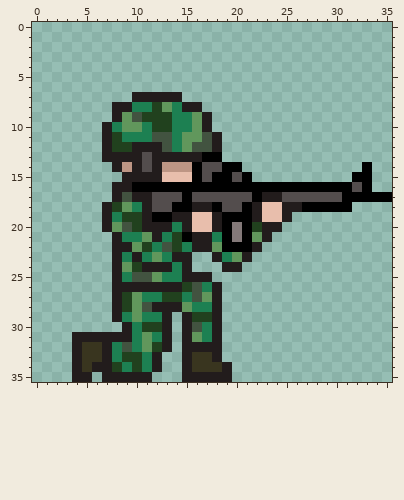
Pixel-art sprite, stored at project/assets/soldier_1_m16_crouched_0.png. Above, as it was before the edit.
The file is 36x36 pixels. The old version is drawn lined up with the new one.
And afterwards:
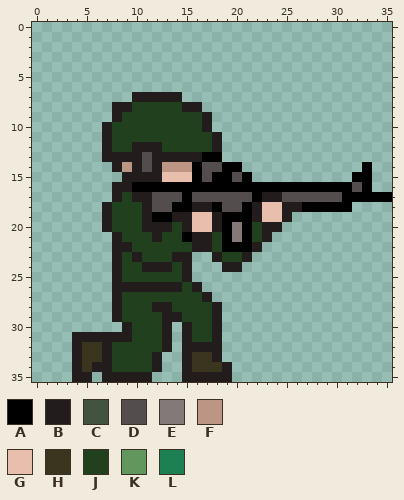
Palette (. is transparent): A #000000  B #221c1c  C #425340  D #534d4d  E #847979  F #bd9584  G #e8beac  H #39351f  J #21411e  K #61975c  L #1d8052
From old to new:
whole drawing moved by +0,+3 (the old picture is shown already moved)
y 8: x 10..11 LL -> JJ; x 13..14 KL -> JJ
y 9: x 9..10 KC -> JJ; x 14..16 LLK -> JJJ
y 10: x 8..11 LKKL -> JJJJ; x 14..16 LLK -> JJJ
y 11: x 9..17 LLLCCLKKC -> JJJJJJJJJ
y 12: x 13..17 CLKCC -> JJJJJ
y 17: x 9 C -> J
y 18: x 9..10 KL -> JJ
y 19: x 8 L -> J
y 20: x 8..9 KC -> JJ; x 14 L -> J
y 21: x 9..11 LLK -> JJJ; x 13 L -> J; x 18 L -> J; x 22 K -> J
y 22: x 10 K -> J; x 12..13 LC -> JJ; x 15 L -> J; x 18 K -> J
y 23: x 9 L -> J; x 11..13 LKL -> JJJ; x 19..20 LK -> JJ
y 24: x 9 K -> J; x 14 L -> J
y 25: x 9..14 LCCKLL -> JJJJJJ; x 16..17 BB -> ..
y 26: x 16..18 CLB -> B..
y 27: x 10..12 KLL -> JJJ; x 15..18 LCKB -> JJB.
y 28: x 10..11 KC -> JJ; x 14..17 BKLL -> JJJJ
y 29: x 9..12 LKLL -> JJJJ; x 14..15 .B -> BJ
y 30: x 10 L -> J; x 16..17 CL -> JJ
y 31: x 10..12 LKL -> JJJ; x 16..17 KL -> JJ
y 32: x 8..11 LCLK -> JJJJ
y 33: x 8 L -> J; x 11 L -> J
y 34: x 9 L -> J; x 11 L -> J
Boxes around the changes in both pictures, in picture pixels (x1, y1, x2, y2):
changed: (112, 102, 262, 372)
